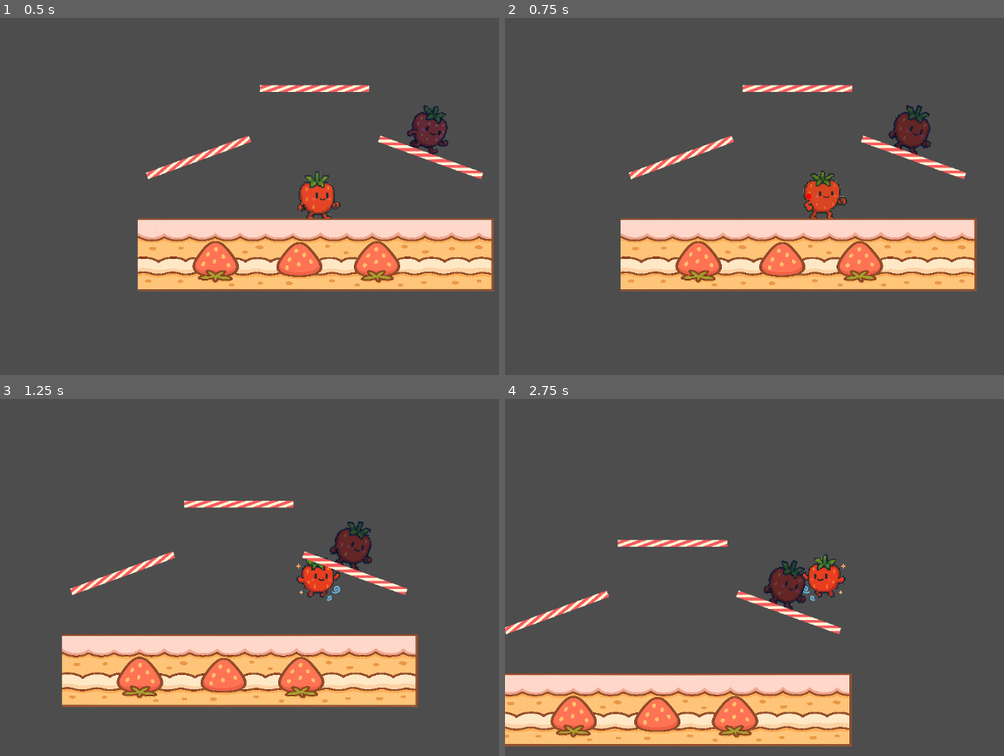
Above: before the commit, frames 1-4 (two rows, left to right).
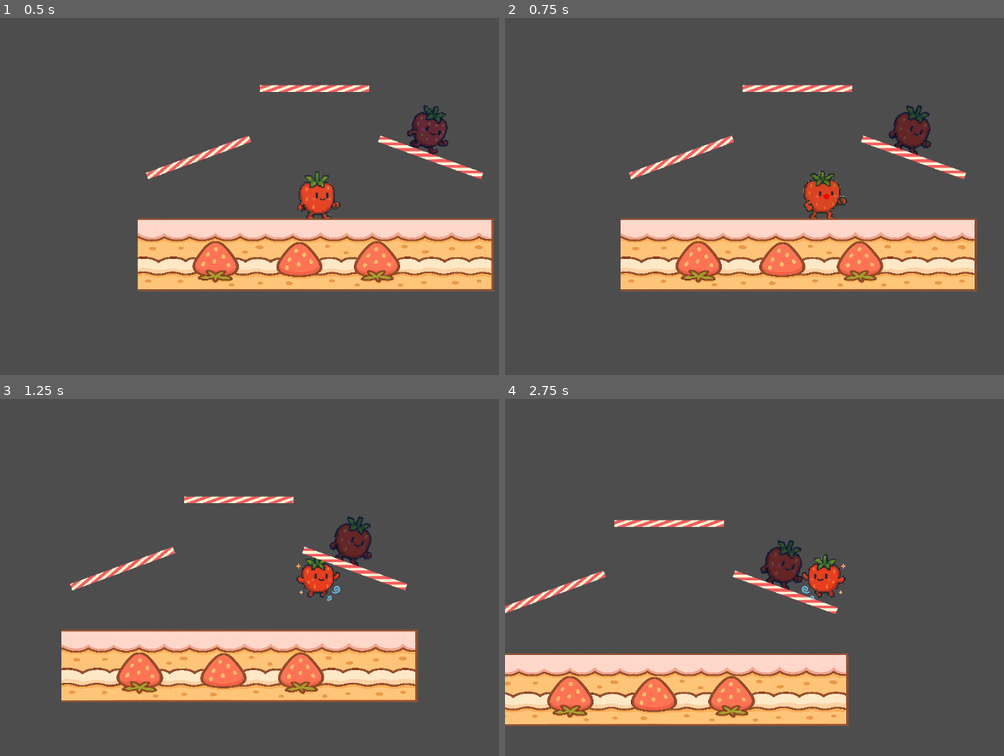
Above: after the commit, the same moments.

Repository: ktarrant/shortcake
Game: Godot game, scene res://scenes/main/Main.tscn
The game is run twice, just before and just after one commit, with the same random seed, the same clock (stepped at 60 frames per second) and the same inputs.
Inputs:
- Up to frame 1 (0.5 s): no input
- Up to frame 2 (0.75 s): hold Right (move_right) from 0.53 s (still down); tap D (attack) at 0.6 s
- Up to frame 3 (1.25 s): keep holding Right (move_right); tap Up (jump) at 0.77 s
- Up to frame 4 (2.75 s): tap D (attack) at 1.35, 2.1 s; tap Up (jump) at 1.52 s; release Right (move_right) at 2.03 s; hold Left (move_left) from 2.03 s (still down)

Frame 1 is identical in both runs. In frame 2, 0.2% of the frame differs, in the area x 24-95%, y 18-76%; in frame 3, 12%; in frame 4, 21%, in the area x 0-70%, y 33-98%.

Commit message:
fix animation flicker when walking

Diff:
--- a/scripts/Player.gd
+++ b/scripts/Player.gd
@@ -81,9 +81,13 @@
 	if is_on_floor():
 		if input_dir.x != 0:
 			var floor_normal = get_floor_normal()
-			var floor_right = Vector2(-floor_normal.y, floor_normal.x)
-			var dir = sign(input_dir.x)
-			input_velocity = floor_right * dir * speed * slowdown
+			var floor_direction = Vector2(-floor_normal.y, floor_normal.x)
+			if input_dir.x > 0:
+				floor_direction = floor_direction.rotated(0.1)
+			else:
+				floor_direction = (-floor_direction).rotated(-0.1)
+			print("floor_direction: ", floor_direction)
+			input_velocity = floor_direction * speed * slowdown
 		else:
 			input_velocity = Vector2.ZERO
 	else:
